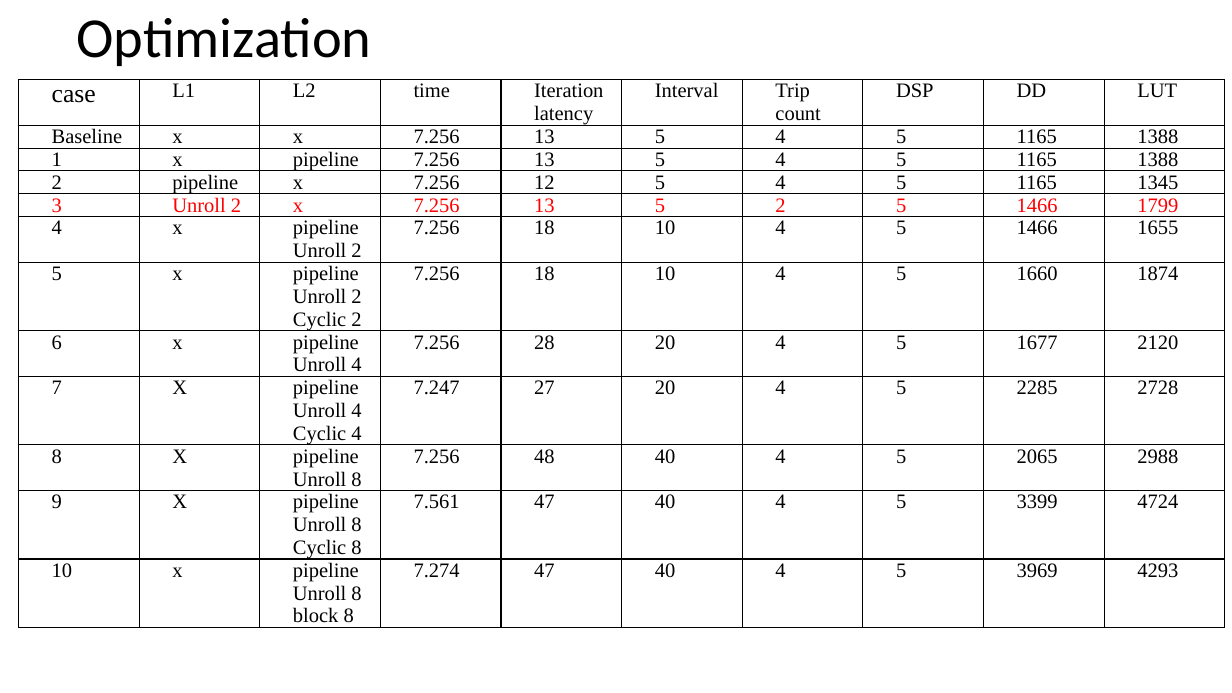
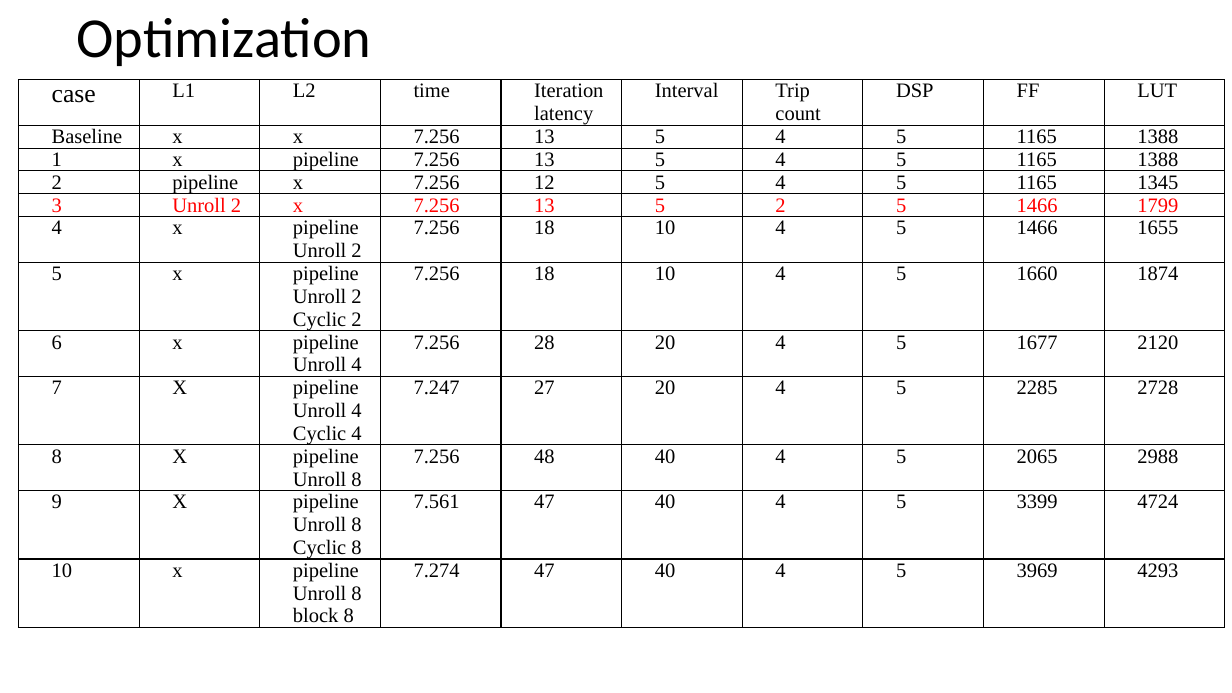
Before and after one commit to Liannthu/HLS_LabB_no9, a slide deck: slide 7 of presentation.pptx. Drawn at 1232x693 pixels with LibreOffice and Linux fonts; fonts in the diff are those of the drawing. Boxes give left, top, right and bottom in pixels: in the first picture for what was removed or moved away, otherwise in the second. Text is boxed around its words. In the diff, an @@ line names an element or a change of style, - is before the commit and + after.

```diff
--- a/presentation.pptx
+++ b/presentation.pptx
@@ table at [18, 79, 1229, 671] @@
-row 1, column 9: DD
+row 1, column 9: FF
```
